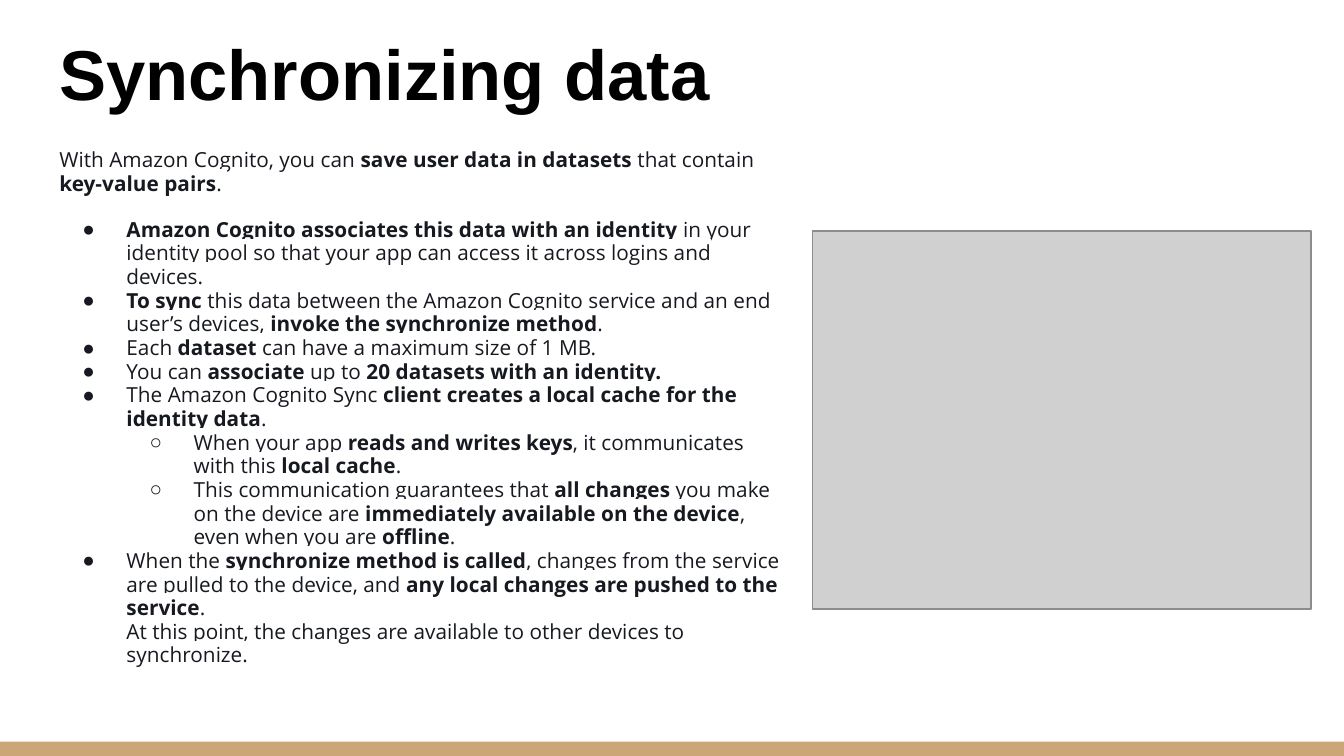
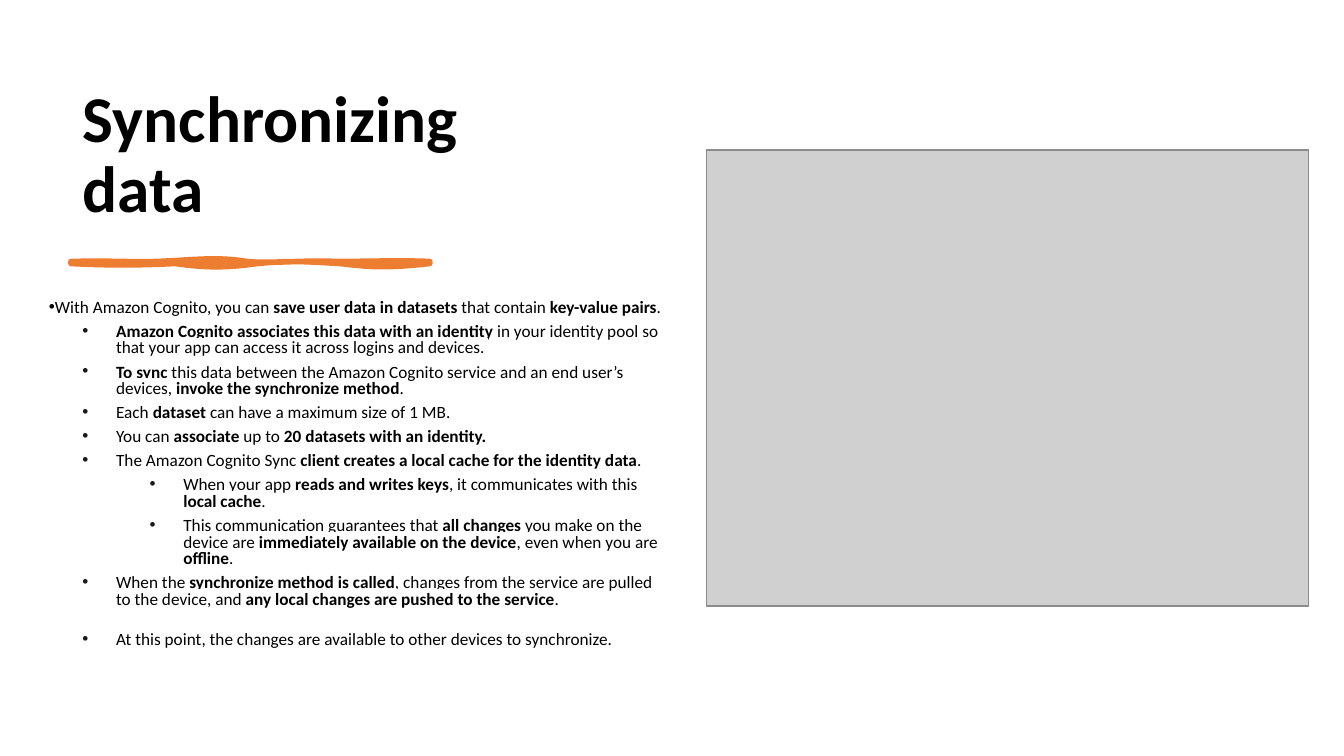
Before and after one commit to IlyaChakun/aws-iba-courses, a slide deck: slide 43 of lecture-materials/Security/cognito/cognito-sts.pptx (slide 25 before the commit). Drawn at 1344x756 pixels with LibreOffice and Linux fonts; fonts in the diff are those of the drawing; grey boxes stand for pictures. Boxes give left, top, right and bottom in pixels: in the first picture for what was removed or moved away, otherwise in the second. Text is boxed around its words. In the diff, an @@ line names an element or a change of style, - is before the commit and + after.

```diff
--- a/lecture-materials/Security/cognito/cognito-sts.pptx
+++ b/lecture-materials/Security/cognito/cognito-sts.pptx
@@ title "Synchronizing data": place and size @@
-title "Synchronizing data" at (59, 49, 710, 114)
+title "Synchronizing data" at (83, 96, 458, 213)
@@ title "Synchronizing data" at (83, 96, 458, 213): size 37.8 to 35 pt, font Arial to Calibri; line spacing 1 to 0.9 @@
@@ picture: place and size @@
-picture at (812, 231, 1310, 609)
+picture at (707, 151, 1309, 606)
@@ freeform shape added at (71, 262, 430, 263), fill #ED7D31, outline #ED7D31 3 pt @@
@@ text "With Amazon Cognito, you can ...": place and size @@
-text "With Amazon Cognito, you can ..." at (59, 151, 779, 667)
+text "With Amazon Cognito, you can ..." at (55, 301, 661, 648)
@@ text at (55, 301, 661, 564): size 11.1 to 9.2 pt, font Open Sans to Calibri, text colour #16191F to #000000 in "With Amazon Cognito, you can save user ...", "Amazon Cognito associates this data with an ...", "To sync this data between the Amazon ...", "Each dataset can have a maximum size ..." and 4 more places; bullet none to •; line spacing 0.95 to 0.8; more space between paragraphs; bullet ● to •; less space between paragraphs; bullet ○ to • @@
@@ text at (116, 576, 653, 648): text changed; size 11.1 to 9.2 pt; font Open Sans to Calibri; text colour #16191F to #000000 @@
-● When the synchronize method is called, changes from the service are pulled to the device, and any local changes are pushed to the service.
-  At this point, the changes are available to other devices to synchronize.
+• When the synchronize method is called, changes from the service are pulled to the device, and any local changes are pushed to the service.
+• At this point, the changes are available to other devices to synchronize.
@@ rectangle removed at (0, 742, 1344, 756) @@
```
Also in this commit, not shown: 43 other slides changed, 8 slides added, 5 slides removed, 8 other files.
